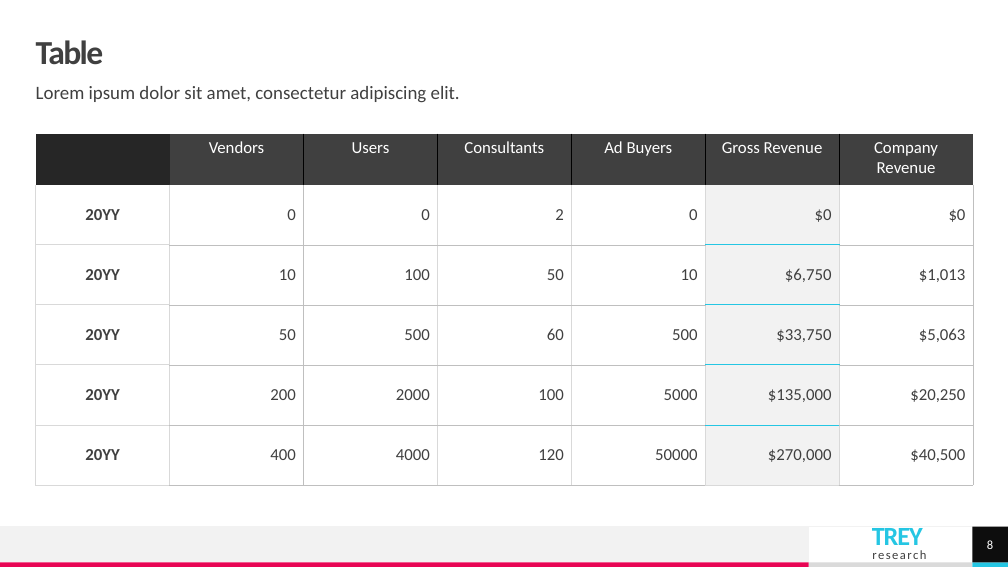
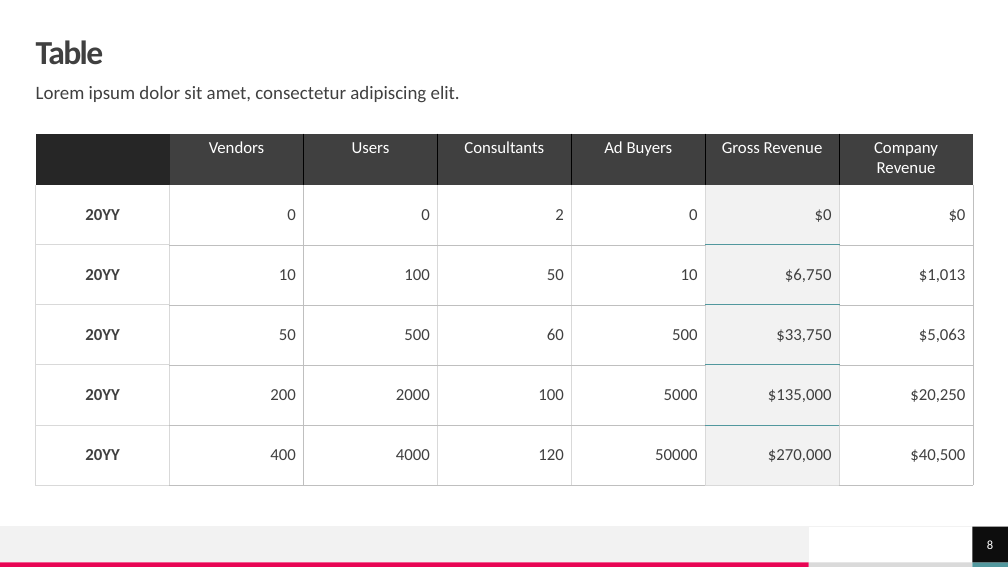
Before and after one commit to shadmehr/EmptyPython, a slide deck: slide 8 of How to build a team.pptx. Drawn at 1008x567 pixels with LibreOffice and Linux fonts; fonts in the diff are those of the drawing; background and template pictures are left out. Boxes give left, top, right and bottom in pixels: in the first picture for what was removed or moved away, otherwise in the second. Text is boxed around its words. In the diff, an @@ line names an element or a change of style, - is before the commit and + after.

```diff
--- a/How to build a team.pptx
+++ b/How to build a team.pptx
@@ table at <box>36,134,972,485</box> @@
@@ borders changed @@
@@ text removed at <box>872,528,926,559</box> @@
-TREY
-research
@@ rectangle at <box>972,563,1008,567</box>: fill #25C6E3 to #52989E @@
```
Also in this commit, not shown: 10 other slides changed.
